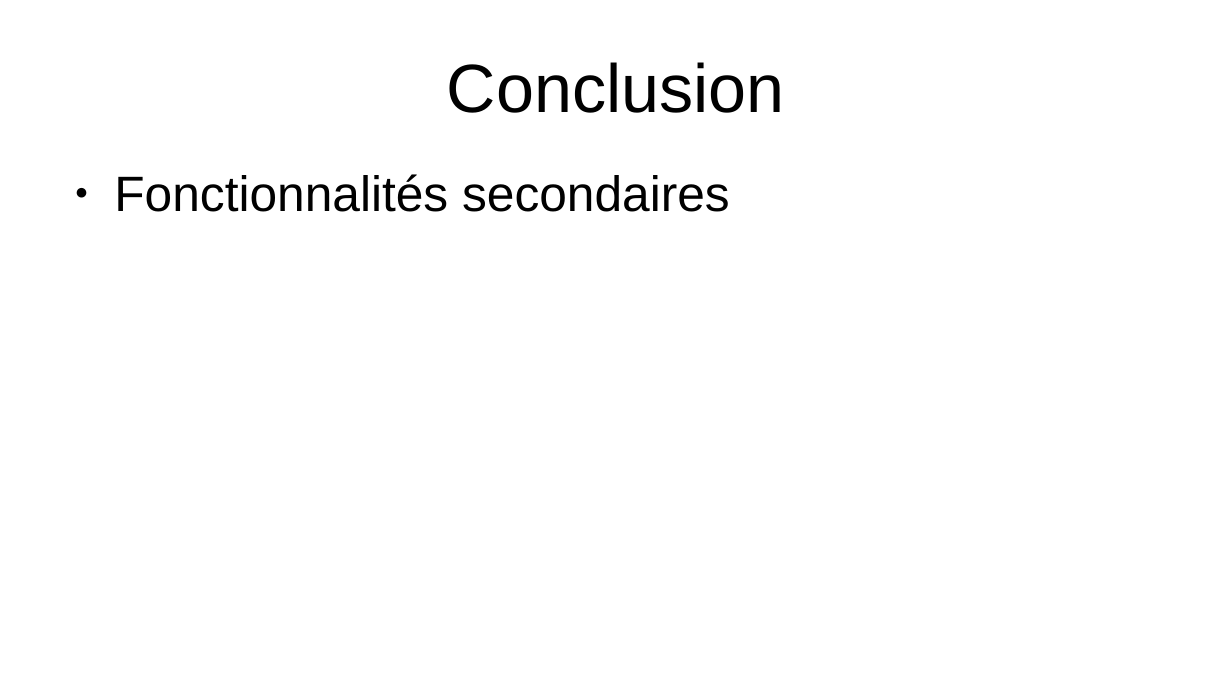
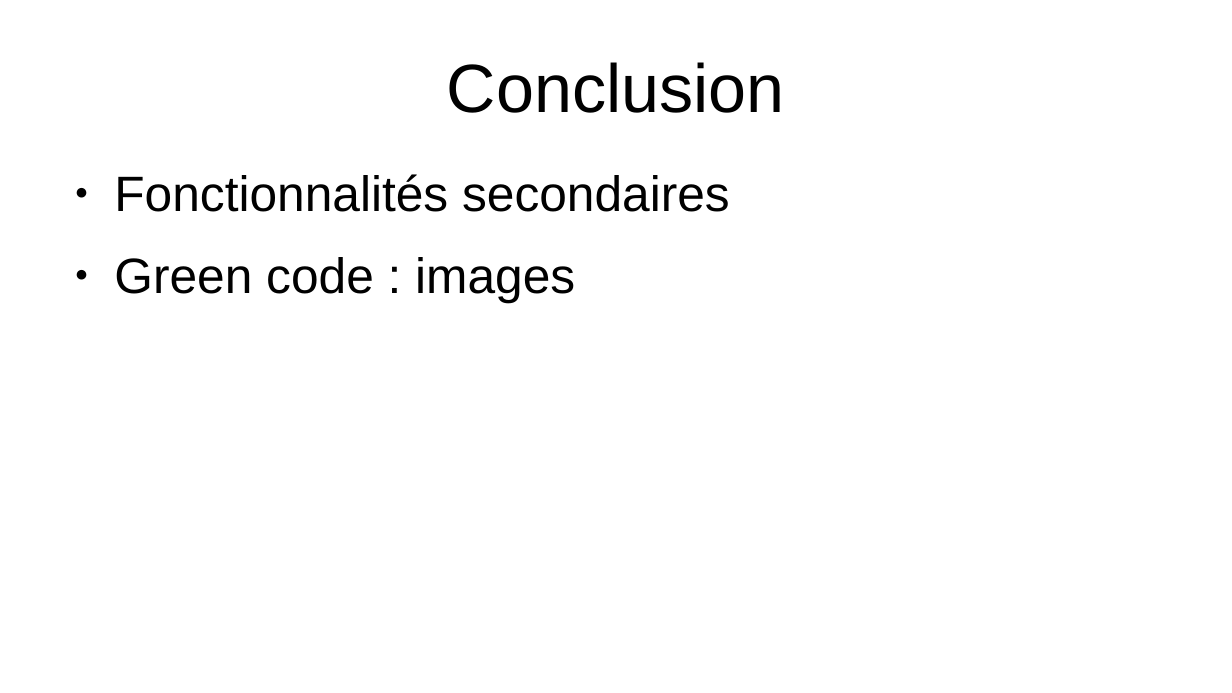
Before and after one commit to EmmaBroudic/Projet-Nooky, a slide deck: slide 64 of doc/Nooky.odp. Drawn at 1232x693 pixels with LibreOffice and Linux fonts; fonts in the diff are those of the drawing. Boxes give left, top, right and bottom in pixels: in the first picture for what was removed or moved away, otherwise in the second. Text is boxed around its words. In the diff, an @@ line names an element or a change of style, - is before the commit and + after.

```diff
--- a/doc/Nooky.odp
+++ b/doc/Nooky.odp
@@ text at bbox=[114, 257, 575, 302]: paragraph added @@
+● Green code : images
```
Also in this commit, not shown: 1 other slide changed, 1 slide added, 6 other files.
